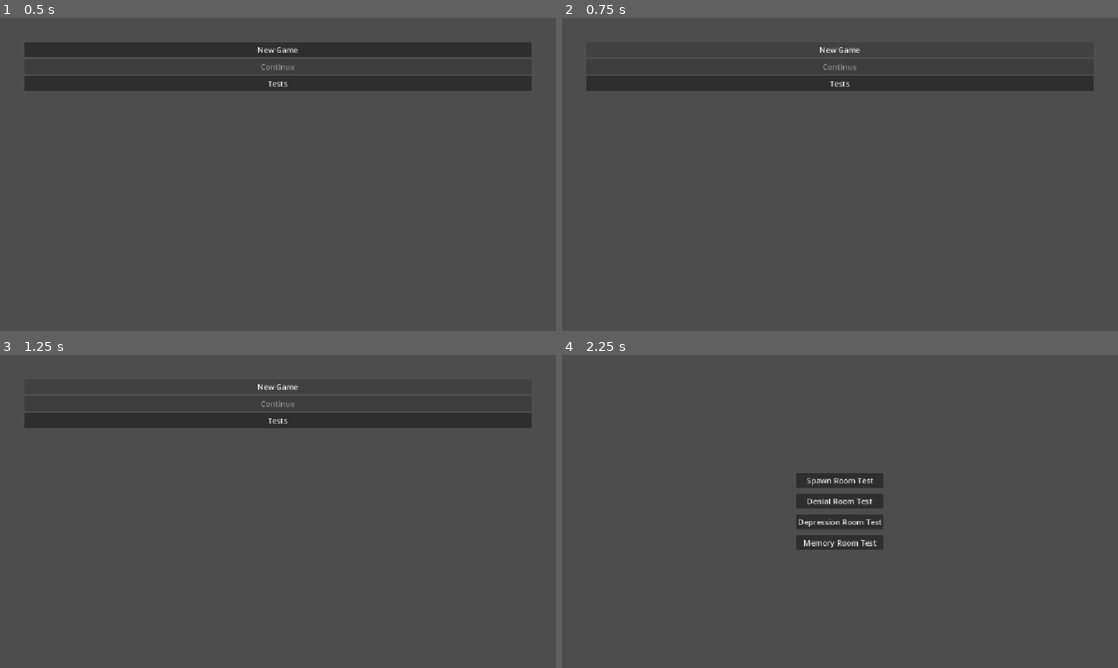
Above: before the commit, frames 1-4 (two rows, left to right).
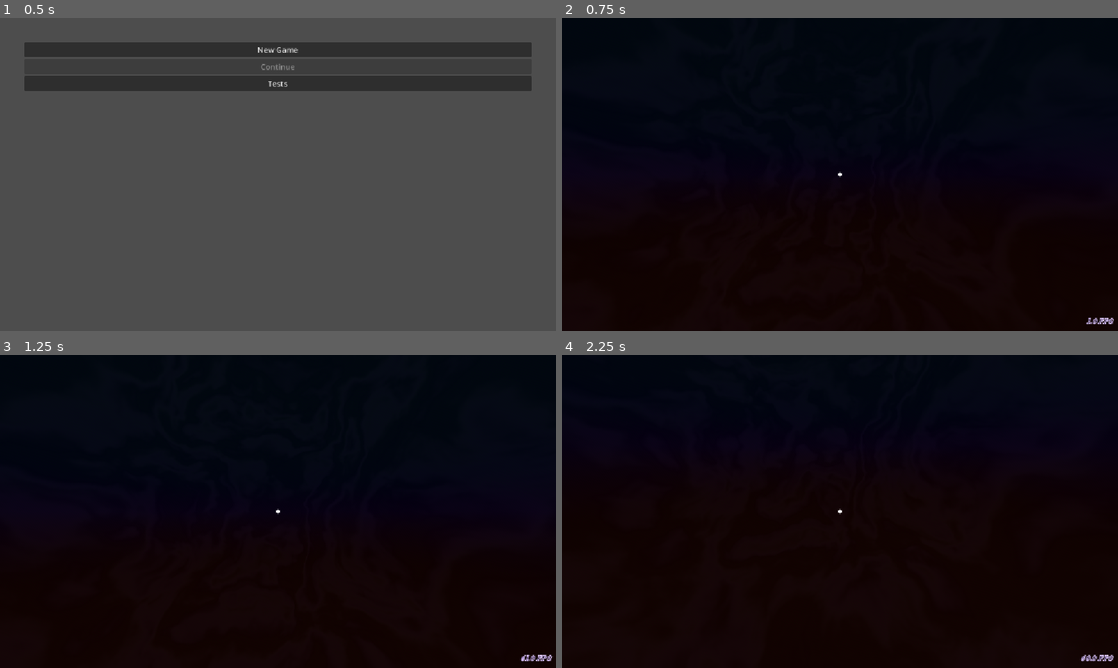
Above: after the commit, the same moments.

Repository: Josephblt/the-loop
Game: Godot game, scene res://scenes/main_menu.tscn
Two runs of this game, one before a commit and one after it. Both use one fixed random seed, a clock stepped at 60 frames per second and the inputs below.
Inputs (mouse positions are in pixels of both pictures, inside the frame that each line leads up to):
- Up to frame 1 (0.5 s): no input
- Up to frame 2 (0.75 s): click "New Game" at 0.5 s
- Up to frame 3 (1.25 s): no input
- Up to frame 4 (2.25 s): click (840, 386) at 1.25 s, where only the run before the commit has a clickable "New Game"; click (840, 420) at 2 s, where only the run before the commit has a clickable "Tests"

Frame 1 is identical in both runs. In frame 2, 100% of the frame differs, in the area x 0-100%, y 0-100%; in frame 3, 100%; in frame 4, 100%.
Error before the commit: Modulo by zero error in operator '%'. (res://scripts/scenes/main_menu.gd:21)
Error after the commit: Invalid call. Nonexistent function 'serialize' in base 'Nil'. (res://scripts/serializables/memories_stack.gd:39)

Commit message:
Refactor game session save lifecycle

Diff:
--- a/src/scenes/game_session.tscn
+++ b/src/scenes/game_session.tscn
@@ -3,9 +3,11 @@
 [ext_resource type="Script" uid="uid://bujsmgagvi6u1" path="res://scripts/scenes/game_session.gd" id="1_d8o6b"]
 [ext_resource type="PackedScene" uid="uid://dt4q24uysybli" path="res://game/lights/lights.tscn" id="2_lights"]
 [ext_resource type="PackedScene" uid="uid://b0lvfjr4ff8hl" path="res://game/actors/player.tscn" id="3_player"]
+[ext_resource type="Resource" uid="uid://b50sfsrr16usc" path="res://assets/stories/borrowed_weather.tres" id="4_story"]
 
 [node name="GameSession" type="Node3D" unique_id=202320514]
 script = ExtResource("1_d8o6b")
+story = ExtResource("4_story")
 
 [node name="Lights" parent="." instance=ExtResource("2_lights")]
 
--- a/src/scenes/main_menu.tscn
+++ b/src/scenes/main_menu.tscn
@@ -1,11 +1,9 @@
 [gd_scene format=3 uid="uid://cfd01q26as6sx"]
 
 [ext_resource type="Script" uid="uid://fbubr4uydpt" path="res://scripts/scenes/main_menu.gd" id="1_l6cm7"]
-[ext_resource type="Resource" uid="uid://b50sfsrr16usc" path="res://assets/stories/borrowed_weather.tres" id="2_story"]
 
 [node name="MainMenuScene" type="Node3D" unique_id=492336053]
 script = ExtResource("1_l6cm7")
-story = ExtResource("2_story")
 
 [node name="UI" type="CanvasLayer" parent="." unique_id=241814179]
 
--- a/src/scripts/scenes/game_session.gd
+++ b/src/scripts/scenes/game_session.gd
@@ -3,90 +3,70 @@
 
 const SAVE_FILE_PATH = "user://the_loop_save_game.dat"
 
-const GAME_SESSION_SCENE_PATH = "res://scenes/game_session.tscn"
+@export var story: Story
 
 var _grief_stages_stack: GriefStagesStack
 var _loop_count: int = -1
 var _memories_stack: MemoriesStack
 var _session_seed: int
-var _story: Story
+
+
+func _ready() -> void:
+	if FileAccess.file_exists(SAVE_FILE_PATH):
+		load_save_data()
+		return
+
+	_start_new_session()
+
+
+func _start_new_session() -> void:
+	_session_seed = randi()
+	_grief_stages_stack = GriefStagesStack.new(_session_seed)
+	_memories_stack = MemoriesStack.new(_session_seed)
+	_start_loop()
+
 
 func _start_loop() -> void:
 	_loop_count += 1
-	GameSession.serialize(self)
+	update_save_data()
 
 
 func _end_loop() -> void:
 	_grief_stages_stack.pop()
-	GameSession.deserialize()
+	load_save_data()
 
 
-static func start(random_seed: int, selected_story: Story) -> void:
-	var game_session: GameSession = _create(
-		random_seed,
-		selected_story,
-		GriefStagesStack.new(random_seed),
-		MemoriesStack.new(random_seed),
-		-1
-	)
-	game_session._start_loop()
-
-
-static func _create(
-	random_seed: int,
-	selected_story: Story,
-	grief_stages_stack: GriefStagesStack,
-	memories_stack: MemoriesStack,
-	loop_count: int
-) -> GameSession:
-	var game_session: GameSession = preload(GAME_SESSION_SCENE_PATH).instantiate()
-	game_session._grief_stages_stack = grief_stages_stack
-	game_session._memories_stack = memories_stack
-	game_session._loop_count = loop_count
-	game_session._session_seed = random_seed
-	game_session._story = selected_story
-
-	var scene_tree: SceneTree = Engine.get_main_loop() as SceneTree
-	scene_tree.current_scene.queue_free()
-	scene_tree.root.add_child(game_session)
-	scene_tree.current_scene = game_session
-	return game_session
-
-
-static func serialize(game_session: GameSession) -> void:
+func update_save_data() -> void:
 	var data: Dictionary = {}
-
-	data["session_seed"] = game_session._session_seed
-	data["story_path"] = game_session._story.resource_path
-	data["grief_stages_stack"] = game_session._grief_stages_stack.serialize()
-	data["memories_stack"] = game_session._memories_stack.serialize()
-	data["loop_count"] = game_session._loop_count
+	data["session_seed"] = _session_seed
+	data["story_path"] = story.resource_path
+	data["grief_stages_stack"] = _grief_stages_stack.serialize()
+	data["memories_stack"] = _memories_stack.serialize()
+	data["loop_count"] = _loop_count
 
 	var file: FileAccess = FileAccess.open(SAVE_FILE_PATH, FileAccess.WRITE)
 	file.store_var(data)
 	file.close()
 
 
-static func deserialize() -> void:
+func load_save_data() -> void:
 	var file: FileAccess = FileAccess.open(SAVE_FILE_PATH, FileAccess.READ)
 	var data: Dictionary = file.get_var()
 	file.close()
 
-	var random_seed: int = data["session_seed"]
-	var selected_story: Story = load(data["story_path"]) as Story
+	_session_seed = data["session_seed"]
+	story = load(data["story_path"]) as Story
 
-	var grief_stages_stack: GriefStagesStack = GriefStagesStack.new(0)
-	grief_stages_stack.deserialize(data["grief_stages_stack"])
+	_grief_stages_stack = GriefStagesStack.new(0)
+	_grief_stages_stack.deserialize(data["grief_stages_stack"])
 
-	var memories_stack: MemoriesStack = MemoriesStack.new(0)
-	memories_stack.deserialize(data["memories_stack"])
+	_memories_stack = MemoriesStack.new(0)
+	_memories_stack.deserialize(data["memories_stack"])
+	_loop_count = data["loop_count"]
 
-	var loop_count: int = data["loop_count"]
 
-	GameSession._create(
-		random_seed,
-		selected_story,
-		grief_stages_stack,
-		memories_stack,
-		loop_count
-	)
+static func erase_save_data() -> void:
+	if not FileAccess.file_exists(SAVE_FILE_PATH):
+		return
+
+	DirAccess.remove_absolute(SAVE_FILE_PATH)
--- a/src/scripts/scenes/main_menu.gd
+++ b/src/scripts/scenes/main_menu.gd
@@ -3,8 +3,7 @@
 
 
 const TEST_SCENE: PackedScene = preload("res://scenes/test_scene_menu.tscn")
-
-@export var stories: Array[Story]
+const GAME_SESSION_SCENE: PackedScene = preload("res://scenes/game_session.tscn")
 
 @onready var continue_button: Button = %ContinueButton
 
@@ -18,12 +17,12 @@
 
 
 func _on_new_game_pressed() -> void:
-	var story = stories[randi() % stories.size()]
-	GameSession.start(randi(), story)
+	GameSession.erase_save_data()
+	get_tree().change_scene_to_packed(GAME_SESSION_SCENE)
 
 
 func _on_continue_pressed() -> void:
-	GameSession.deserialize()
+	get_tree().change_scene_to_packed(GAME_SESSION_SCENE)
 
 
 func _on_tests_pressed() -> void:
